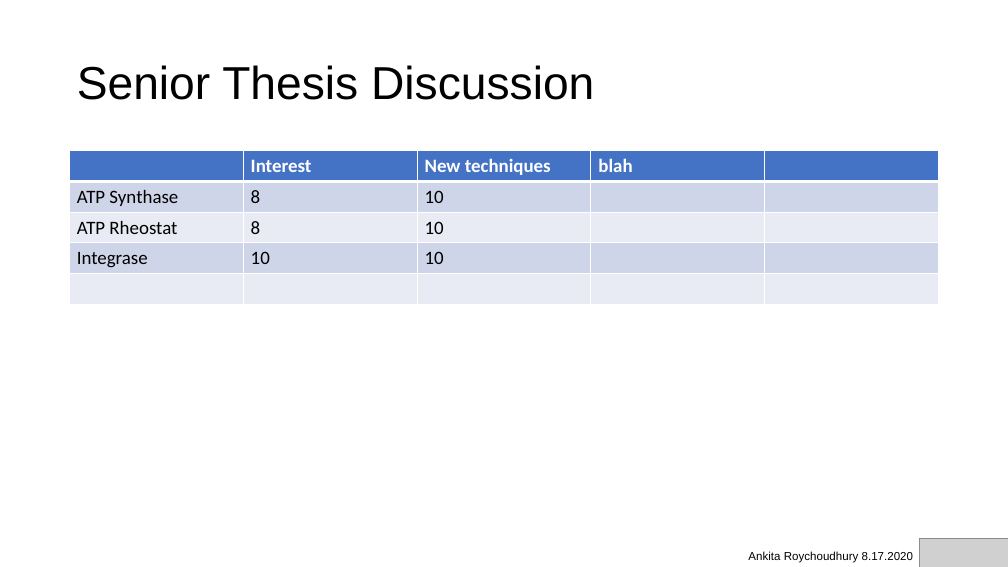
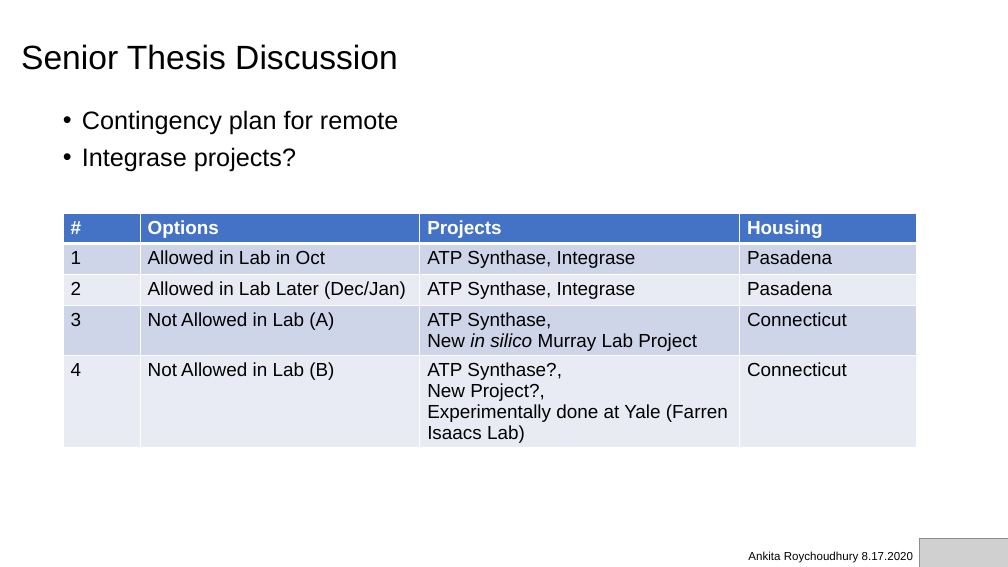
Before and after one commit to AnkitaRoychoudhury/ug_murray, a slide deck: slide 16 of miscellaneous/presentations/20200817_murray_mtg.pptx (slide 15 before the commit). Drawn at 1008x567 pixels with LibreOffice and Linux fonts; fonts in the diff are those of the drawing; grey boxes stand for pictures. Boxes give left, top, right and bottom in pixels: in the first picture for what was removed or moved away, otherwise in the second. Text is boxed around its words. In the diff, an @@ line names an element or a change of style, - is before the commit and + after.

```diff
--- a/miscellaneous/presentations/20200817_murray_mtg.pptx
+++ b/miscellaneous/presentations/20200817_murray_mtg.pptx
@@ title "Senior Thesis Discussion": place and size @@
-title "Senior Thesis Discussion" at [77,65,594,100]
+title "Senior Thesis Discussion" at [21,44,397,70]
@@ title "Senior Thesis Discussion" at [21,44,397,70]: size 44 to 32 pt @@
@@ text added at [82,110,398,172], 24 pt, text #000000 @@
+• Contingency plan for remote
+• Integrase projects?
@@ table removed at [70,151,939,305], 5 rows, 5 columns @@
- | Interest | New techniques | blah | 
-ATP Synthase | 8 | 10 |  | 
-ATP Rheostat | 8 | 10 |  | 
-Integrase | 10 | 10 |  | 
- |  |  |  | 
@@ table added at [64,213,918,457], 5 rows, 4 columns @@
+# | Options | Projects | Housing
+1 | Allowed in Lab in Oct | ATP Synthase, Integrase | Pasadena
+2 | Allowed in Lab Later (Dec/Jan) | ATP Synthase, Integrase | Pasadena
+3 | Not Allowed in Lab (A) | ATP Synthase, / New in silico Murray Lab Project | Connecticut
+4 | Not Allowed in Lab (B) | ATP Synthase?, / New Project?, / Experimentally done at Yale (Farren Isaacs Lab) | Connecticut
```
Also in this commit, not shown: 9 other slides changed, 1 slide added, 1 slide removed, 21 other files.
